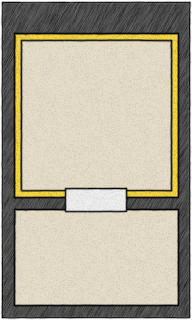
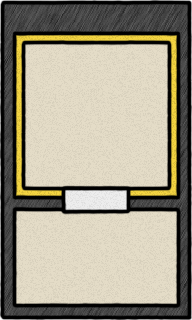
The second (192, 320) image is a revision of the first. Changes to its layers:
added layer "Type" (2nd of 3, in "Type") in group "Type" over [60, 185, 132, 215]
hid "Type" (3rd of 3, in "Type"), opacity 100% → 38% over [63, 186, 129, 214]
painted on "Noise copy 4" over [63, 188, 129, 212]
painted on "Comon copy 5" over [63, 188, 129, 212]
added layer "Art Square" (2nd of 3, in "Art Square") in group "Art Square" over [11, 30, 182, 201]
hid "Art Square" (3rd of 3, in "Art Square"), opacity 100% → 35% over [13, 32, 180, 199]
painted on "Legendary copy 4" (1st of 3, in "Art Square") over [16, 34, 173, 197]
added layer "Text" (2nd of 3, in "Text") in group "Text" over [11, 206, 182, 309]
hid "Text" (3rd of 3, in "Text"), opacity 100% → 39% over [13, 208, 180, 307]
added layer "Container" (2nd of 3, in "Container") in group "Container" over [0, 0, 192, 320]
hid "Container" (3rd of 3, in "Container"), opacity 100% → 51% over [0, 0, 192, 320]
painted on "Color Fill 2" over [3, 3, 189, 317]
